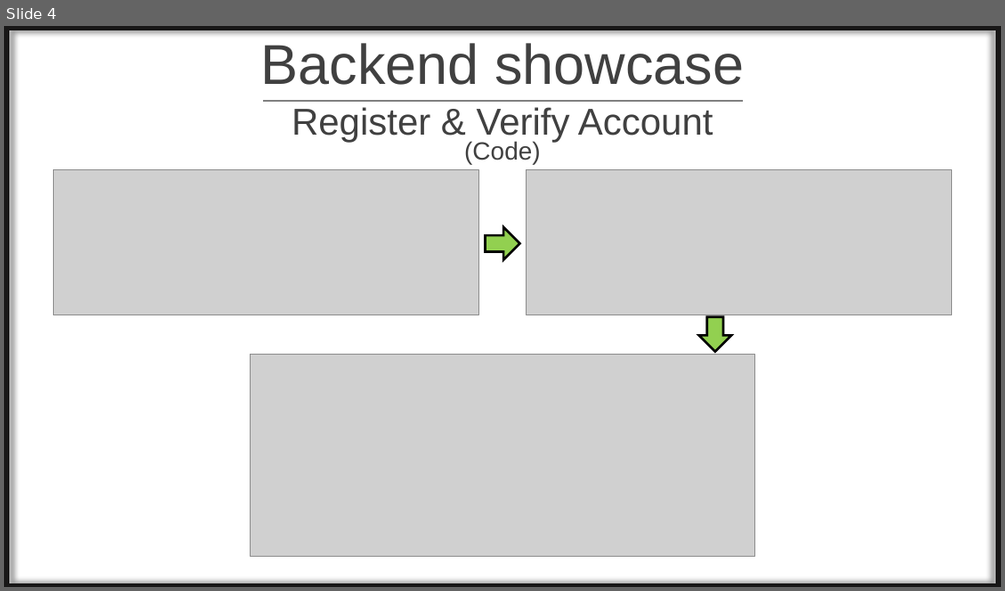
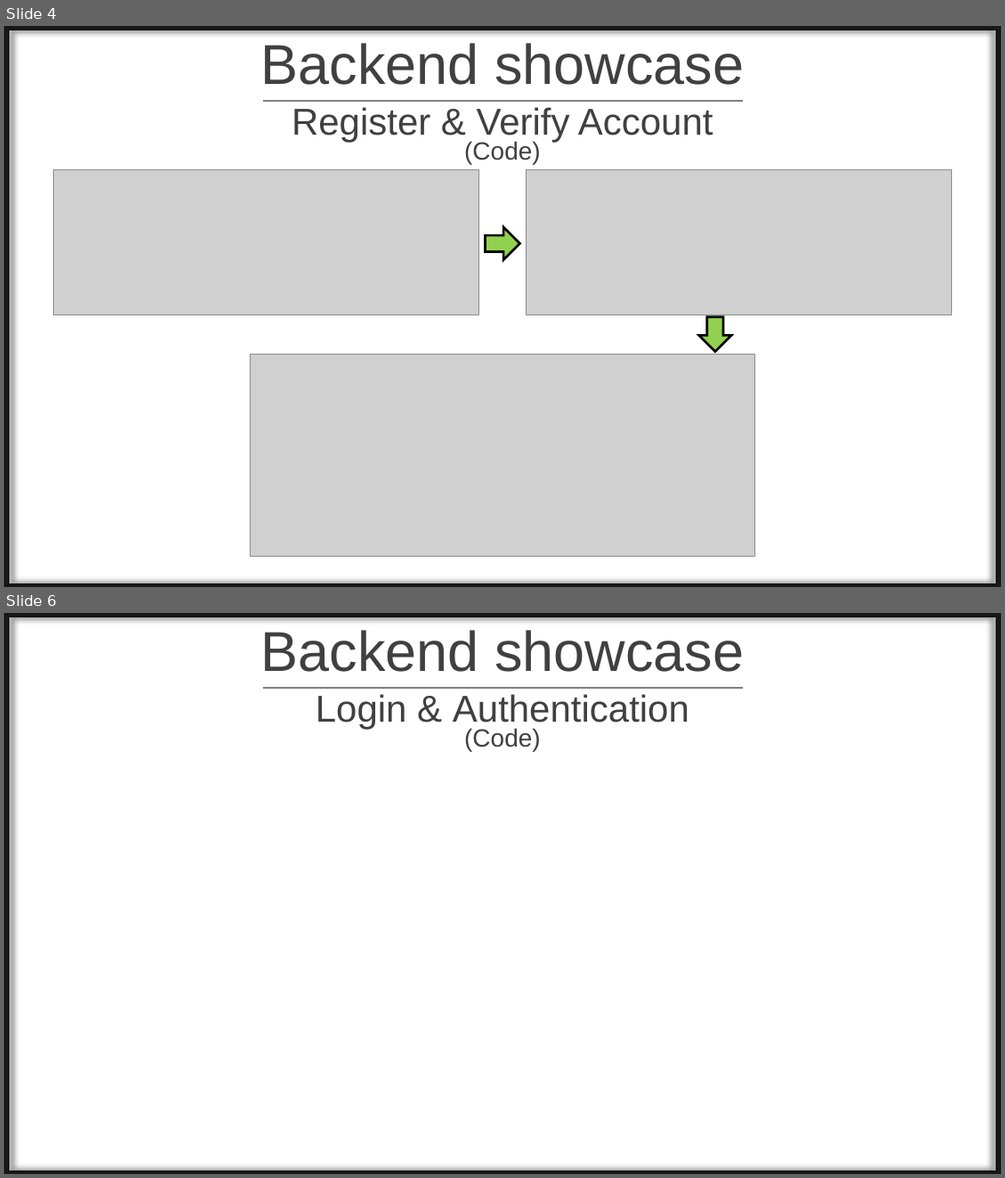
Before and after one commit to tamasrobert/NasaPC, a slide deck: Documentations/NasaPC_WebShopProject.pptx. Shown one above the other, each under a label of ours: slide 4 before the commit, slides 4 and 6 after it; the slides between them are not shown. The pictures are 1005x591 and 1005x1178 pixels, drawn with LibreOffice and Linux fonts; fonts in the diff are those of the drawing; grey boxes stand for pictures; background and template pictures are left out. Boxes give left, top, right and bottom in pixels: in the first picture for what was removed or moved away, otherwise in the second. Text is boxed around its words. In the diff, an @@ line names an element or a change of style, - is before the commit and + after.

Commit message:
backend progression - login & auth

```diff
--- a/Documentations/NasaPC_WebShopProject.pptx
+++ b/Documentations/NasaPC_WebShopProject.pptx
@@ slide 6 added at <box>4,613,1001,1174</box>, background #FFFFFF; not listed: 1 template element that a slide beside it also shows @@
@@ title added at <box>261,630,744,672</box>, 54 pt, text #404040 @@
+Backend showcase
@@ line added from (263, 688) to (743, 688), #808080 2 pt @@
@@ subtitle added at <box>316,694,689,729</box>, 36 pt, text #404040 @@
+Login & Authentication
@@ text added at <box>464,728,541,751</box>, 24 pt, text #404040 @@
+(Code)
```
Also in this commit, not shown: 1 slide changed, 1 other slide added.
